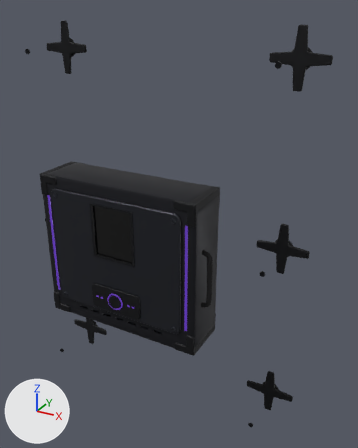
A saved change to the glTF model gadgets/wall-fortification/wall-fortification-standard.glb.
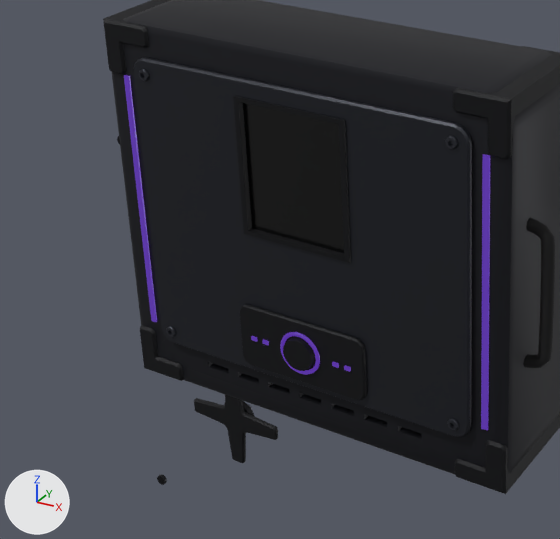
Each version is shown whole from a 50 mm camera at (1.198, -1.819, 2.055) aimed at (0.123, 0.135, 1.078), then close up on the part from 0% to 60% of the width and 37% to 83% of the height. Every picture has the same lights, and +X, +Y and +Z are marked at lower left. The first two pictures are the older version. Where no turn or scale is listed for an object, it has been applied to the vertices.

Before the edit, the objects in view are built like this:
```python
mat_led_purple = principled_material('led_purple')
mat_led_purple.base_color = (0.0103, 0.00335, 0.0331)  # dark purple #1a0b33
mat_led_purple.roughness = 0.35
mat_led_purple.emission_color = (0.254, 0.0742, 1.0)  # purple #8a4dff
mat_led_purple.emission_strength = 0.35
me_mesh_11 = bpy.data.meshes.new('Mesh_11')
me_mesh_11.from_pydata(...)  # 250 vertices, 480 faces; spans x 0.382..0.448, y -0.181..-0.159, z -0.14..0.14
me_mesh_11.materials.append(mat_rubber)  # black #0c0c0e
me_mesh_6 = bpy.data.meshes.new('Mesh_6')
me_mesh_6.from_pydata(...)  # a torus around y (ring radius 0.038, tube radius 0.004) spanning x -0.042..0.042, y -0.256..-0.248, z -0.232..-0.148
me_mesh_6.materials.append(mat_led_purple)  # dark purple #1a0b33, glowing purple #8a4dff
me_mesh_7 = bpy.data.meshes.new('Mesh_7')
me_mesh_7.from_pydata(...)  # 32 vertices, 48 faces; spans x -0.106..0.106, y -0.254..-0.251, z -0.194..-0.186
me_mesh_7.materials.append(mat_led_purple)  # dark purple #1a0b33, glowing purple #8a4dff
me_mesh_8 = bpy.data.meshes.new('Mesh_8')
me_mesh_8.from_pydata(...)  # 16 vertices, 24 faces; spans x -0.364..0.364, y -0.233..-0.229, z -0.24..0.26
me_mesh_8.materials.append(mat_led_purple)  # dark purple #1a0b33, glowing purple #8a4dff
ob_confirm_ring = bpy.data.objects.new('confirm_ring', me_mesh_6)
ob_confirm_ring.location = (0.0, 0.0, 1.0)
ob_core_led = bpy.data.objects.new('core_led', me_mesh_8)
ob_core_led.location = (0.0, 0.0, 1.0)
ob_handle_right = bpy.data.objects.new('handle_right', me_mesh_11)
ob_handle_right.location = (0.0, 0.0, 1.0)
ob_status_pips = bpy.data.objects.new('status_pips', me_mesh_7)
ob_status_pips.location = (0.0, 0.0, 1.0)
# also in view: 'core_housing' at (0.0, -0.12, 1.0); 'core_bezel' at (0.0, -0.236, 1.018); 'confirm_cap' at (0.0, -0.253, 0.81); 'star_plate.002' at (-0.61, 0.272, 0.14); 'core_corner_caps' at (0.0, -0.12, 1.0)
```
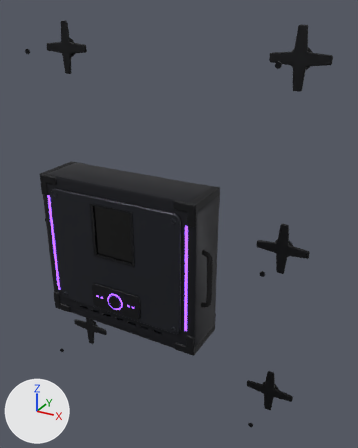
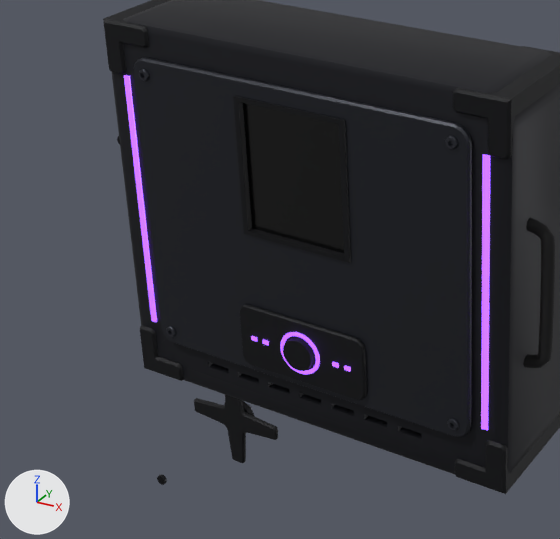
Changed parts and their boxes (x1, y1, x2, y2) in the close-ups (560 x 539 px):
'core_led', surface changed
    both: (124, 75, 490, 431)
'confirm_ring', surface changed (lighter)
    both: (280, 332, 320, 375)
'status_pips', surface changed
    both: (251, 336, 351, 372)

What changed in the scene script:
```text
Change mat_led_purple:
    mat_led_purple.emission_strength: 0.35 -> 2.6
```
